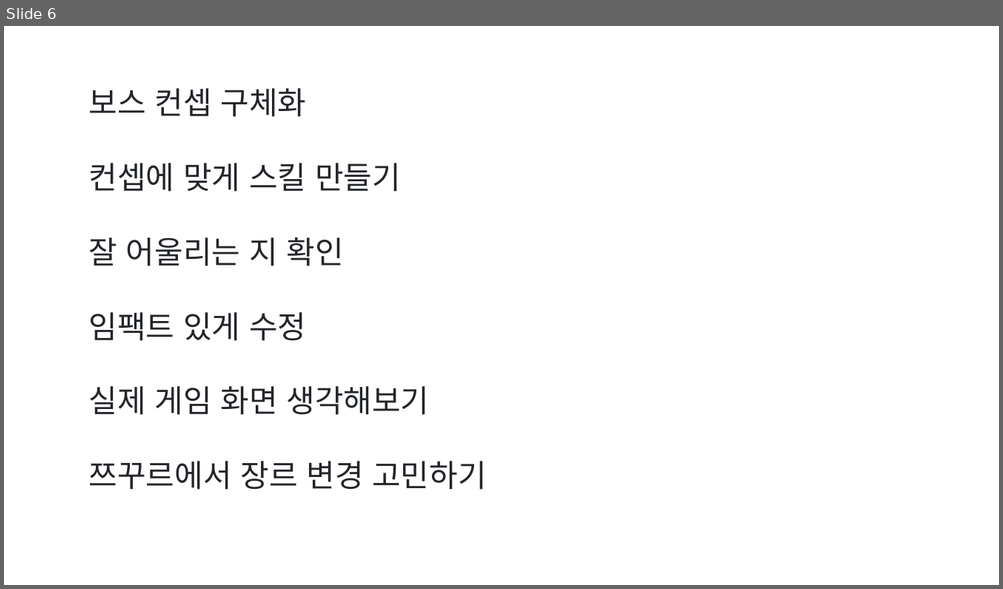
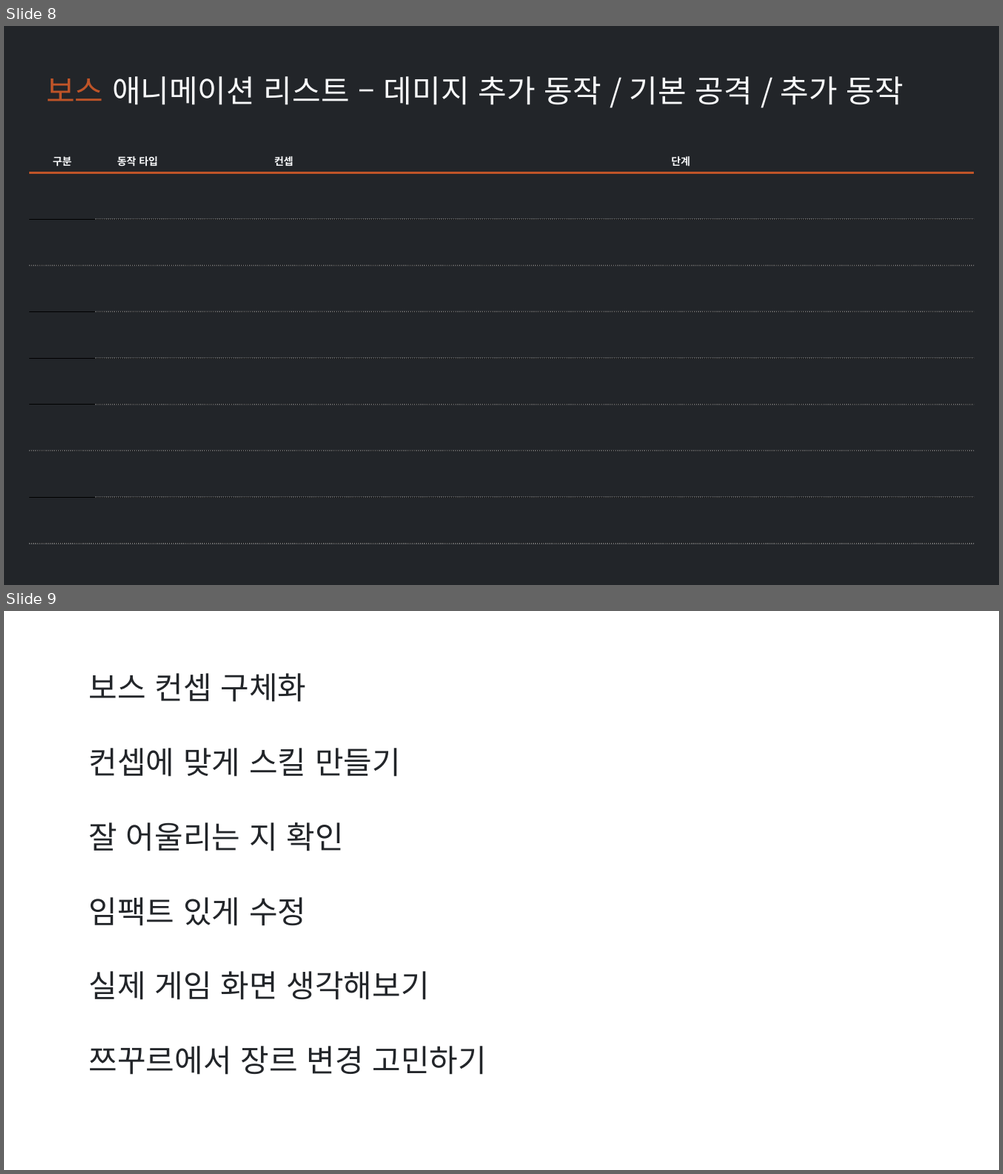
Before and after one commit to ysooj/Gihoek_4, a slide deck: [합치기] 애니메이션 로직과 리스트.pptx. Shown one above the other, each under a label of ours: slide 6 before the commit, slides 8 and 9 after it. The pictures are 1003x589 and 1003x1174 pixels, drawn with LibreOffice and Linux fonts; fonts in the diff are those of the drawing. Boxes give left, top, right and bottom in pixels: in the first picture for what was removed or moved away, otherwise in the second. Text is boxed around its words. In the diff, an @@ line names an element or a change of style, - is before the commit and + after.

Commit message:
[과제](4.27) 보스 애니메이션 로직과 리스트

```diff
--- a/[합치기] 애니메이션 로직과 리스트.pptx
+++ b/[합치기] 애니메이션 로직과 리스트.pptx
@@ slide 8 added at [4,26,999,585], background #222529 @@
@@ text added at [46,76,903,105], 30 pt, text #F8F9FA @@
+보스 애니메이션 리스트 – 데미지 추가 동작 / 기본 공격 / 추가 동작
@@ table added at [29,142,975,544], 9 rows, 6 columns @@
+구분 | 동작 타입 | 컨셉 | 단계 |  | 
+ |  |  |  |  | 
+ |  |  |  |  | 
+ |  |  |  |  | 
+ |  |  |  |  | 
+ |  |  |  |  | 
+ |  |  |  |  | 
+ |  |  |  |  | 
+ |  |  |  |  | 
@@ line added from (29, 173) to (974, 173), #BF5428 2 pt @@
@@ line added from (96, 219) to (974, 219), #F8F9FA 1 pt dashed @@
@@ line added from (29, 266) to (974, 266), #F8F9FA 1 pt dashed @@
@@ line added from (96, 312) to (974, 312), #F8F9FA 1 pt dashed @@
@@ line added from (96, 358) to (974, 358), #F8F9FA 1 pt dashed @@
@@ line added from (96, 405) to (974, 405), #F8F9FA 1 pt dashed @@
@@ line added from (29, 452) to (974, 452), #F8F9FA 1 pt dashed @@
@@ line added from (96, 497) to (974, 497), #F8F9FA 1 pt dashed @@
@@ line added from (29, 544) to (974, 544), #F8F9FA 1 pt dashed @@
@@ what was slide 6 is now slide 9 @@
```
Also in this commit, not shown: 2 other slides added, 2 other files.
